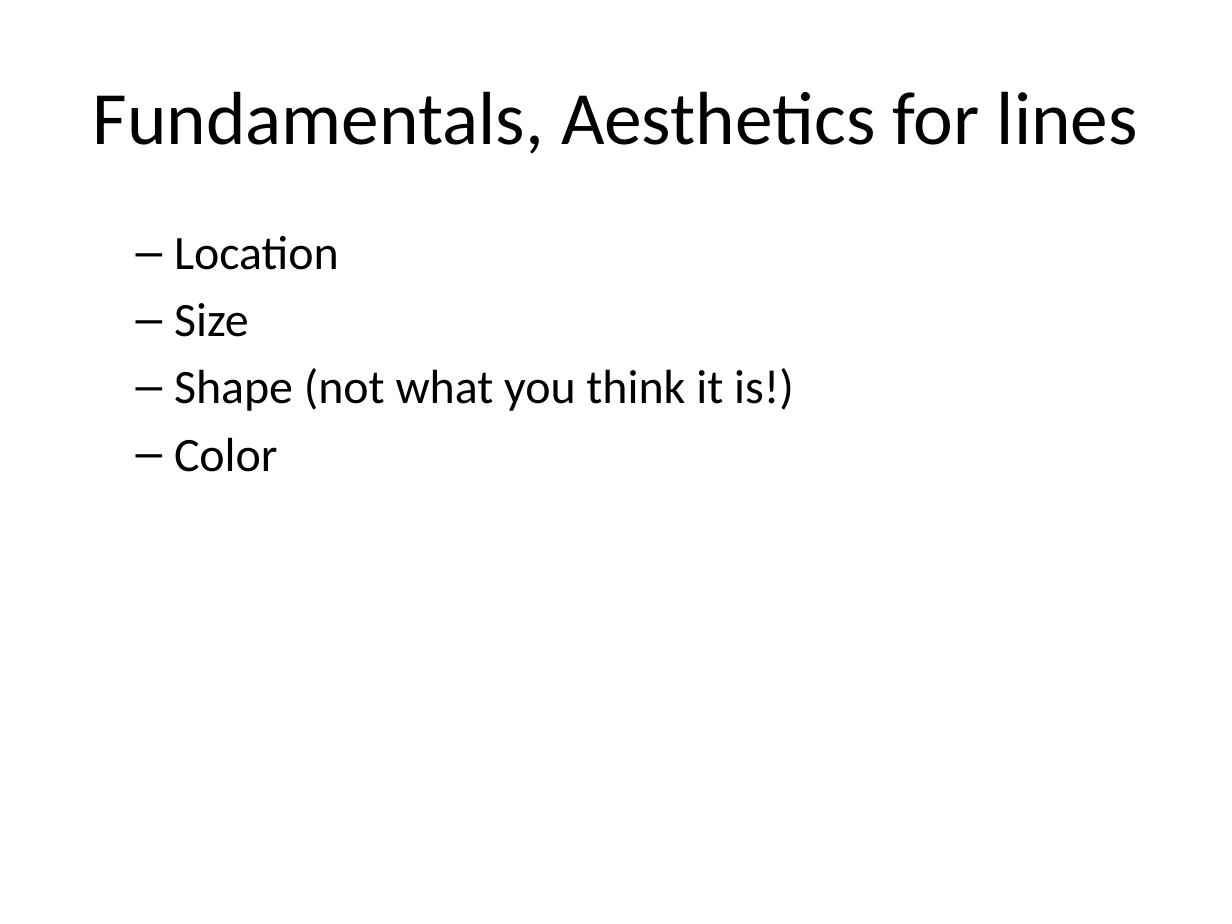
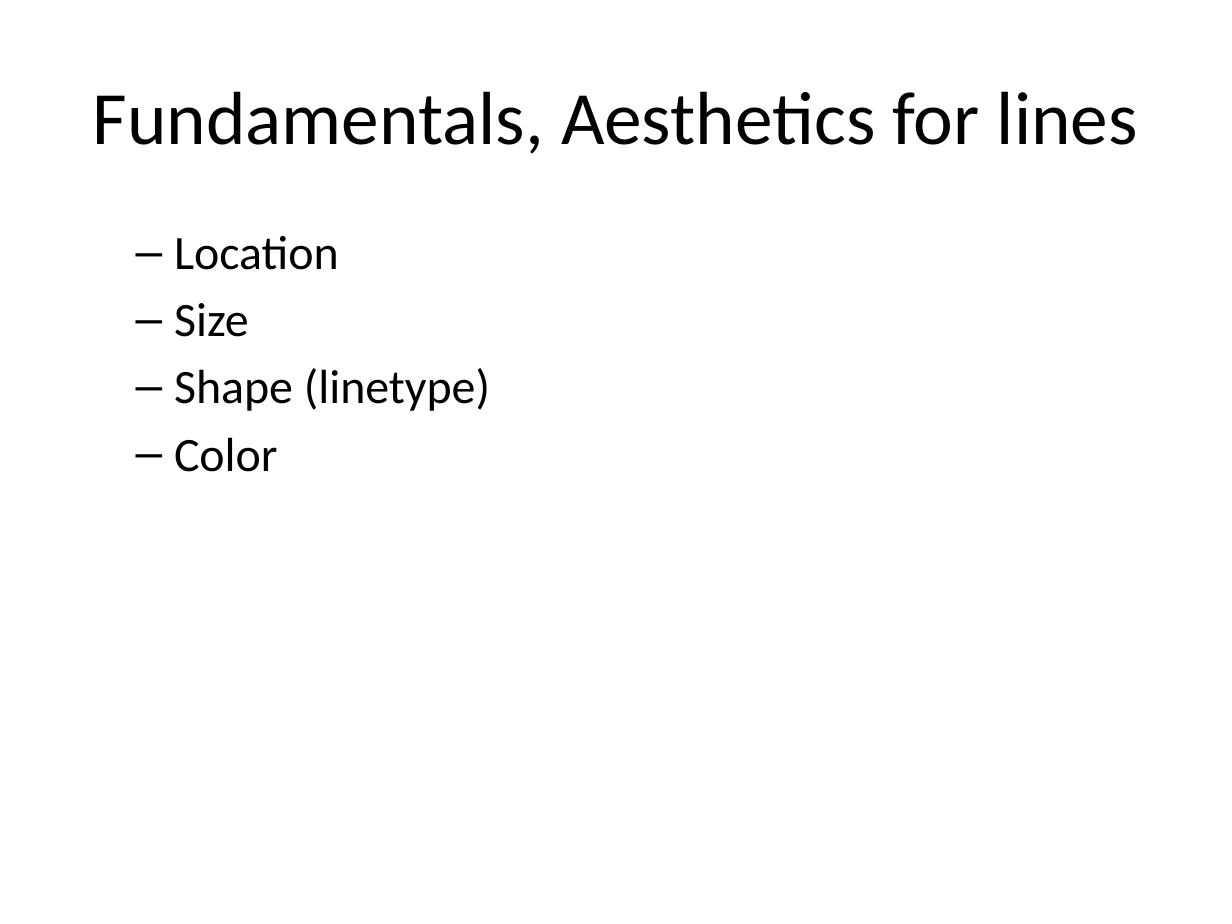
Before and after one commit to pmean/data-visualization, a slide deck: slide 29 of data-viz-03/src/complete-lecture-linegraphs.pptx. Drawn at 1232x924 pixels with LibreOffice and Linux fonts; fonts in the diff are those of the drawing. Boxes give left, top, right and bottom in pixels: in the first picture for what was removed or moved away, otherwise in the second. Text is boxed around its words. In the diff, an @@ line names an element or a change of style, - is before the commit and + after.

```diff
--- a/data-viz-03/src/complete-lecture-linegraphs.pptx
+++ b/data-viz-03/src/complete-lecture-linegraphs.pptx
@@ text at <box>174,368,490,411</box>: text changed @@
-  – Shape (not what you think it is!)
+  – Shape (linetype)
```
Also in this commit, not shown: 1 slide removed, 7 other files.
